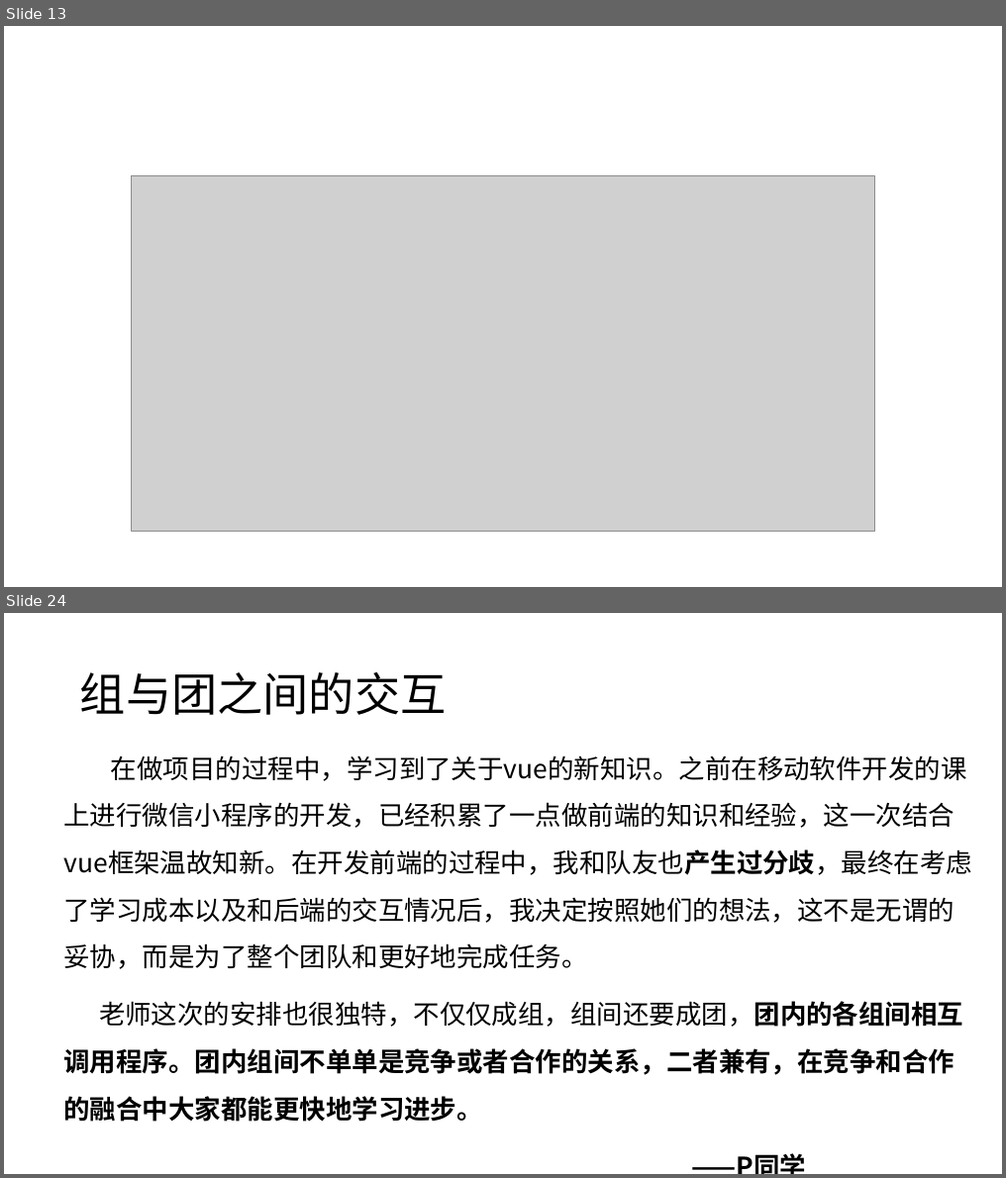
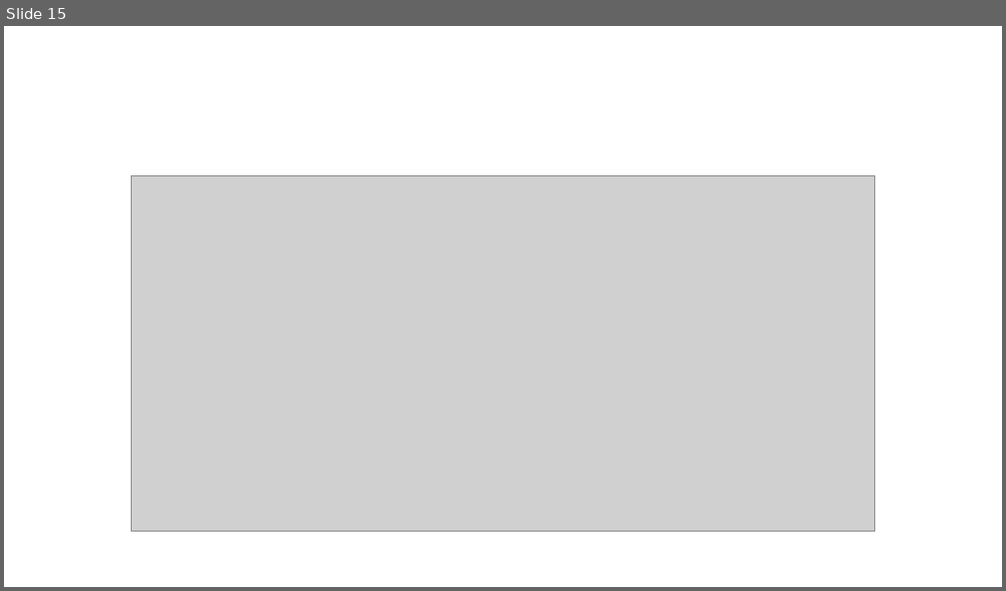
Before and after one commit to daxuliu/softwarelearn, a slide deck: 项目展示-1.pptx. Shown one above the other, each under a label of ours: slides 13 and 24 before the commit, slide 15 after it; the slides between them are not shown. The pictures are 1006x1178 and 1006x591 pixels, drawn with LibreOffice and Linux fonts; fonts in the diff are those of the drawing; grey boxes stand for pictures. Boxes give left, top, right and bottom in pixels: in the first picture for what was removed or moved away, otherwise in the second. Text is boxed around its words. In the diff, an @@ line names an element or a change of style, - is before the commit and + after.

```diff
--- a/项目展示-1.pptx
+++ b/项目展示-1.pptx
@@ slide 24 removed at (4, 613, 1002, 1174), background #FFFFFF @@
@@ title removed at (80, 672, 447, 715) @@
-组与团之间的交互
@@ text removed at (64, 756, 973, 1122) @@
-在做项目的过程中，学习到了关于vue的新知识。之前在移动软件开发的课上进行微信小程序的开发，已经积累了一点做前端的知识和经验，这一次结合vue框架温故知新。在开发前端的过程中，我和队友也产生过分歧，最终在考虑了学习成本以及和后端的交互情况后，我决定按照她们的想法，这不是无谓的妥协，而是为了整个团队和更好地完成任务。
-老师这次的安排也很独特，不仅仅成组，组间还要成团，团内的各组间相互调用程序。团内组间不单单是竞争或者合作的关系，二者兼有，在竞争和合作的融合中大家都能更快地学习进步。
-——P同学
@@ what was slide 13 is now slide 15 @@
```
Also in this commit, not shown: 1 slide changed, 2 slides added, 12 other slides removed.
